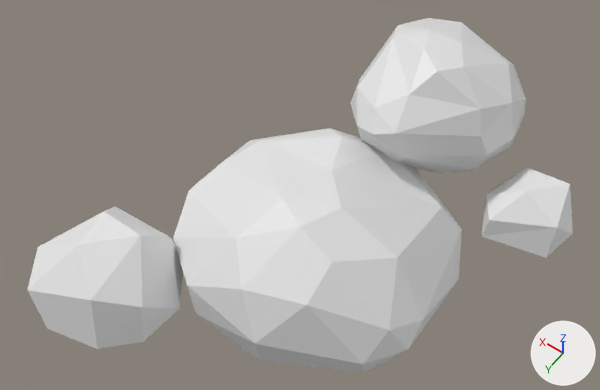
One commit to the FBX model Gymnasiearbete/Assets/Models/DesertMap/stones2.fbx: the scene before it, then after it.
Camera for both pictures: a camera (50 mm lens) standing at (-12.49, 9.3, 9.73) and looking at (-8.43, 3.62, 0.8). The lights are fixed; the arrows at lower right show +X, +Y and +Z.

The scene before the commit, as lines of its bpy script (objects in view):
```python
me_icosphere = bpy.data.meshes.new('Icosphere')
me_icosphere.from_pydata(...)  # 144 vertices, 258 faces; spans x -4.74..0.98, y -5.84..1.02, z -1.02..2.32
# faces by material slot: [38, 99, 22, 99]
me_icosphere.materials.append(mat_material_004)  # white #e7e7e7
me_icosphere.materials.append(mat_material_001)  # white #e7e7e7
me_icosphere.materials.append(mat_material_003)  # white #e7e7e7
me_icosphere.materials.append(mat_material_002)  # white #e7e7e7
ob_icosphere = bpy.data.objects.new('Icosphere', me_icosphere)
ob_icosphere.location = (-6.93, 5.85, 0.09)
```
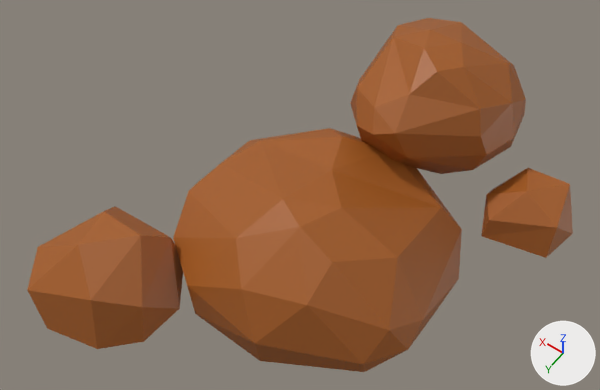
The newer file is also turned or shifted as a whole; pictures and numbers use the older file's frame.

Diff of the bpy script that builds the scene:
```diff
--- a/Gymnasiearbete/Assets/Models/DesertMap/stones2.fbx.py
+++ b/Gymnasiearbete/Assets/Models/DesertMap/stones2.fbx.py
@@ mat_stones2 @@
+mat_stones2 = principled_material('Stones2')
+mat_stones2.base_color = (0.376, 0.108, 0.0138)  # brown #a55c1f
@@ me_icosphere @@
 me_icosphere.from_pydata(...)  # 144 vertices, 258 faces; spans x -4.74..0.98, y -5.84..1.02, z -1.02..2.32
 # used by ob_icosphere; location = (-6.93, 5.85, 0.09)
+# me_icosphere part 1: all 38 faces that had it switch from mat_material_004 (white #e7e7e7) to mat_stones2 (brown #a55c1f)
+# me_icosphere part 2: all 99 faces that had it switch from mat_material_001 (white #e7e7e7) to mat_stones2 (brown #a55c1f)
+# me_icosphere part 3: all 22 faces that had it switch from mat_material_003 (white #e7e7e7) to mat_stones2 (brown #a55c1f)
+# me_icosphere part 4: all 99 faces that had it switch from mat_material_002 (white #e7e7e7) to mat_stones2 (brown #a55c1f)
```

Pixel boxes [x1, y1, x2, y2] of what changed, in the pictures (600 x 390 px):
part 1 of me_icosphere, recoloured (white to brown): [27, 206, 183, 349] in both
part 2 of me_icosphere, recoloured (white to brown): [173, 128, 462, 372] in both
part 3 of me_icosphere, recoloured (white to brown): [481, 168, 573, 258] in both
part 4 of me_icosphere, recoloured (white to brown): [350, 18, 526, 174] in both
